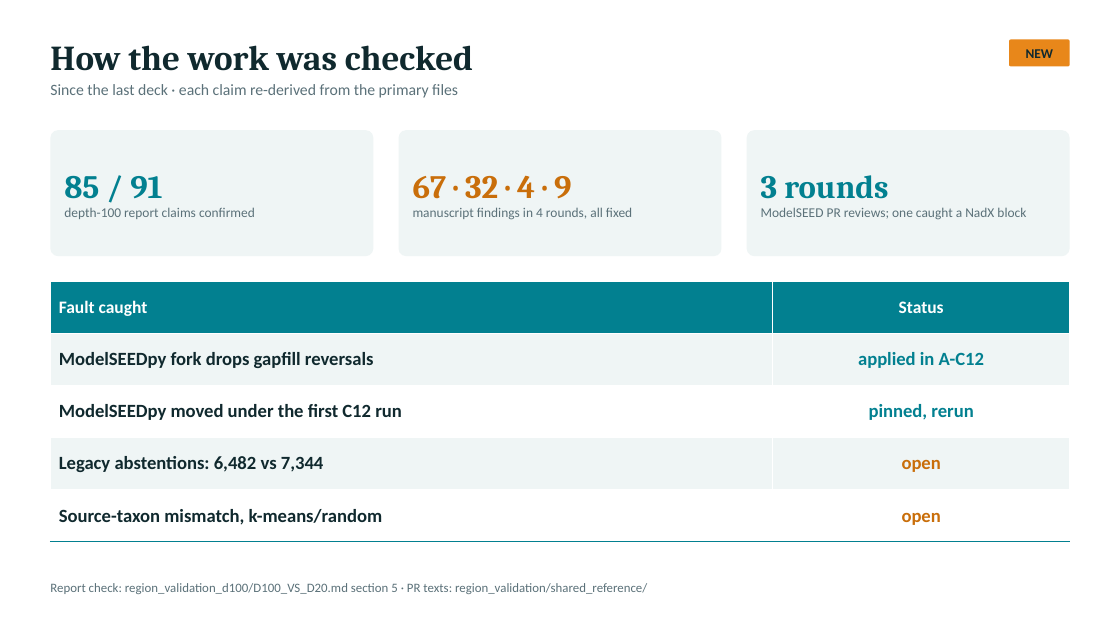
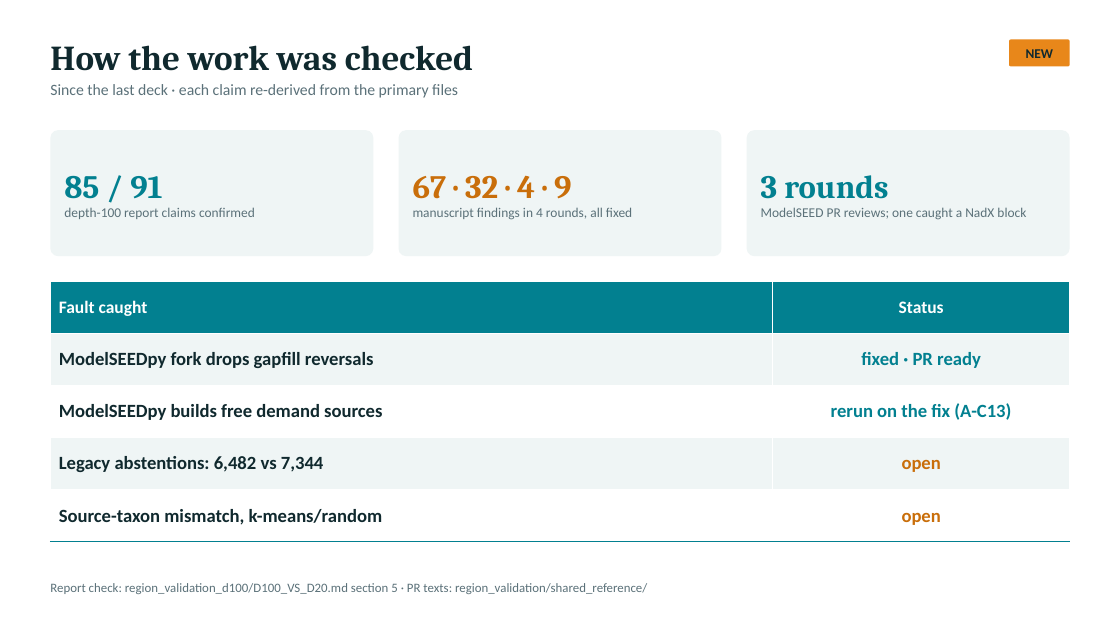
Before and after one commit to freiburgermsu/prFBA, a slide deck: slide 36 of presentations/prFBA_updates_2026-10.pptx. Drawn at 1120x630 pixels with LibreOffice and Linux fonts; fonts in the diff are those of the drawing. Boxes give left, top, right and bottom in pixels: in the first picture for what was removed or moved away, otherwise in the second. Text is boxed around its words. In the diff, an @@ line names an element or a change of style, - is before the commit and + after.

```diff
--- a/presentations/prFBA_updates_2026-10.pptx
+++ b/presentations/prFBA_updates_2026-10.pptx
@@ table at (x1=50, y1=281, x2=1070, y2=542) @@
-row 2, column 2: applied in A-C12
+row 2, column 2: fixed · PR ready
-row 3, column 1: ModelSEEDpy moved under the first C12 run
+row 3, column 1: ModelSEEDpy builds free demand sources
-row 3, column 2: pinned, rerun
+row 3, column 2: rerun on the fix (A-C13)
```
Also in this commit, not shown: 2 other slides changed, 13 other files.
